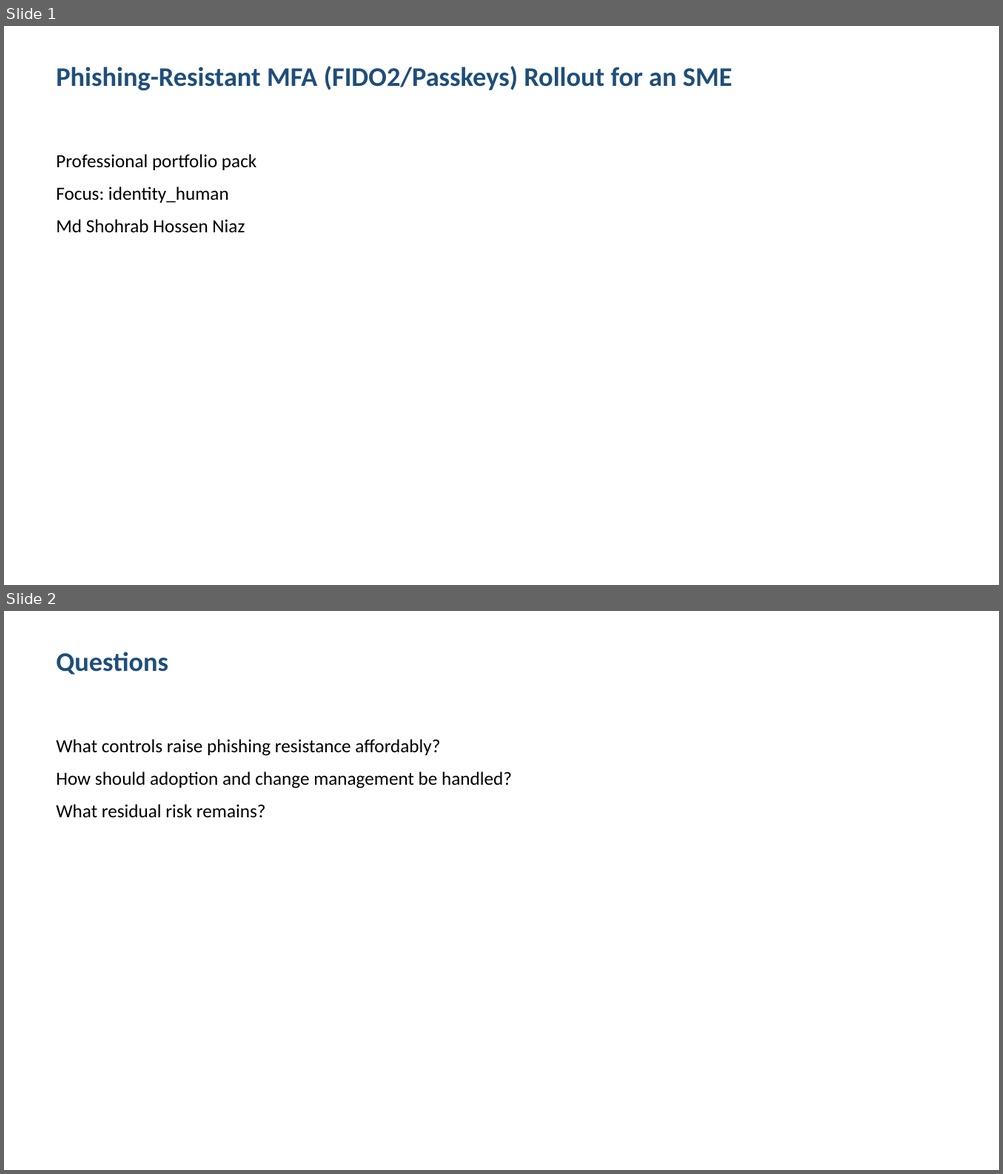
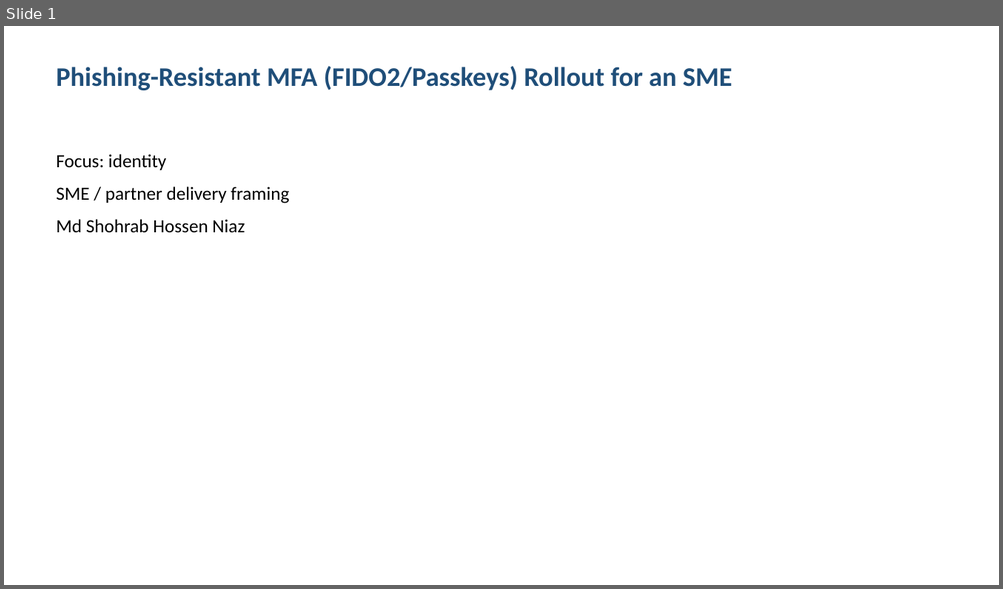
Before and after one commit to shohrabniaz/fido2-passkeys-mfa-rollout, a slide deck: Final_Submission/02_Presentation.pptx. Shown one above the other, each under a label of ours: slides 1 and 2 before the commit, slide 1 after it. The pictures are 1003x1174 and 1003x589 pixels, drawn with LibreOffice and Linux fonts; fonts in the diff are those of the drawing. Boxes give left, top, right and bottom in pixels: in the first picture for what was removed or moved away, otherwise in the second. Text is boxed around its words. In the diff, an @@ line names an element or a change of style, - is before the commit and + after.

Commit message:
Polish portfolio pack for professional showcase readiness.

```diff
--- a/Final_Submission/02_Presentation.pptx
+++ b/Final_Submission/02_Presentation.pptx
@@ slide 2 removed at bbox=[4, 611, 999, 1170], background #FFFFFF @@
@@ text removed at bbox=[56, 652, 168, 675] @@
-Questions
@@ text removed at bbox=[56, 739, 512, 818] @@
-What controls raise phishing resistance affordably?
-How should adoption and change management be handled?
-What residual risk remains?
@@ slide 1 changed as well @@
@@ text at bbox=[56, 154, 289, 204]: text changed @@
-Professional portfolio pack
-Focus: identity_human
+Focus: identity
+SME / partner delivery framing
```
Also in this commit, not shown: 2 other slides changed, 1 slide added, 12 other files.
